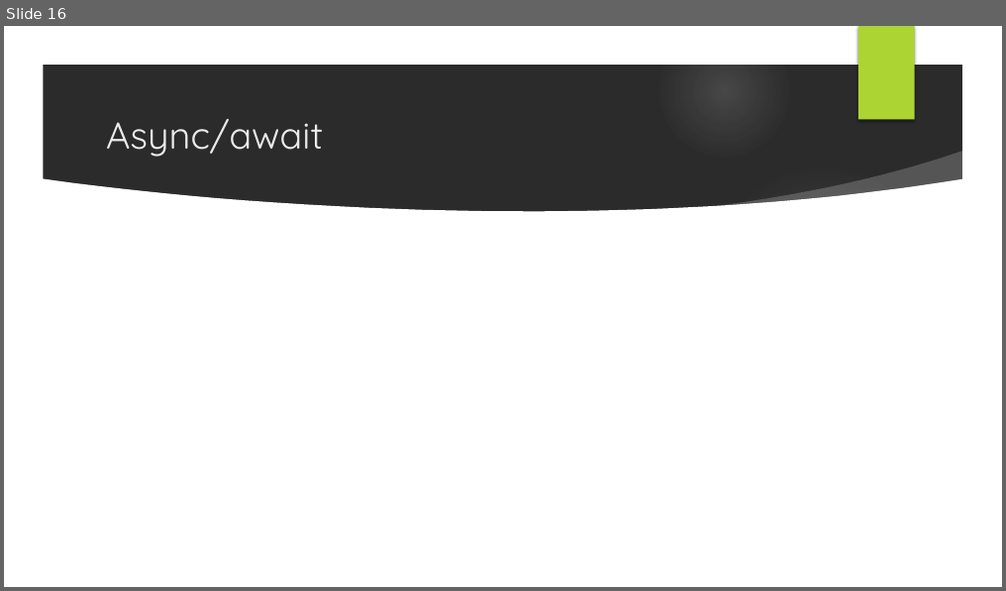
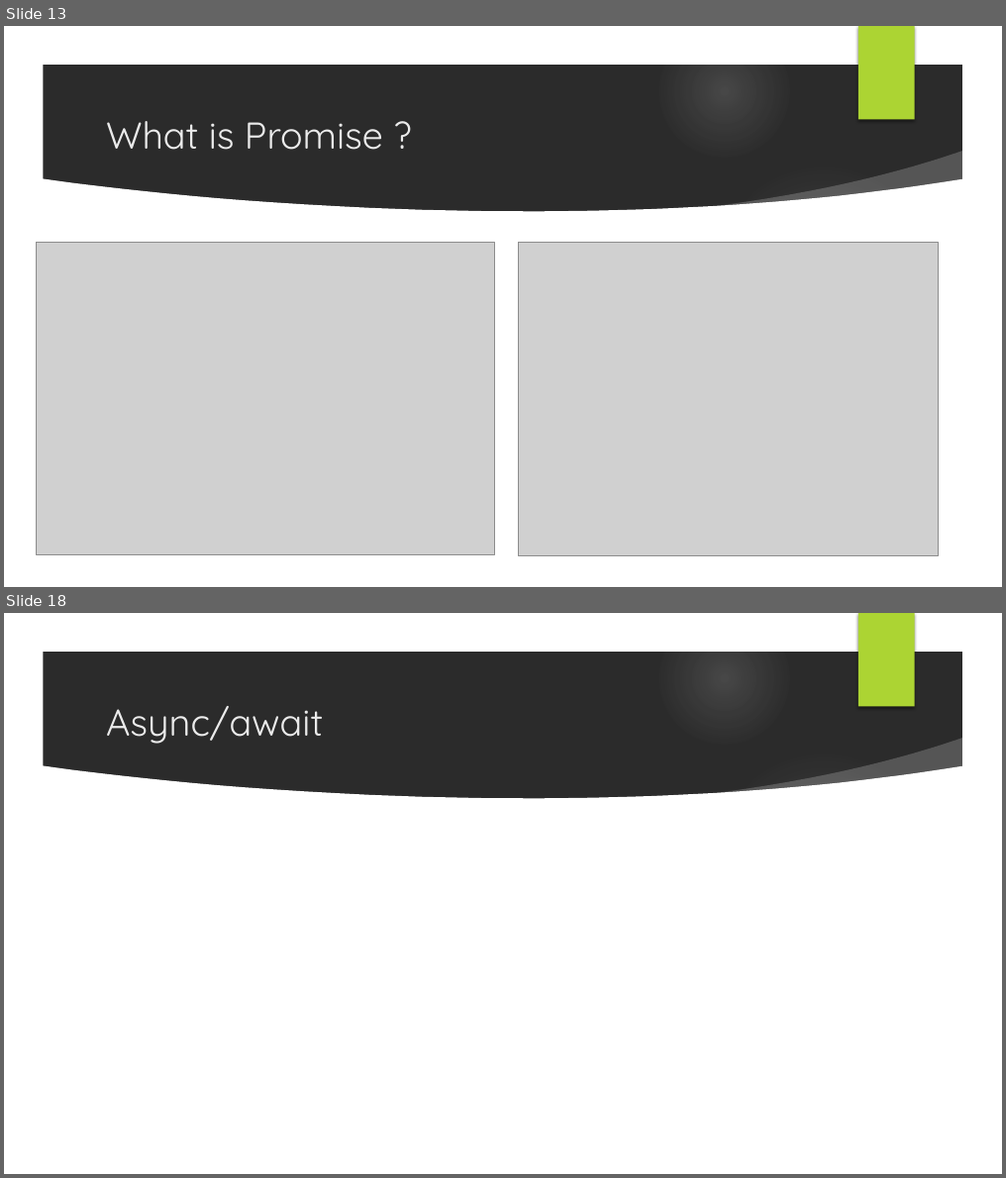
Before and after one commit to muxahuk/asyncJs, a slide deck: Asynchronous JavaScript.pptx. Shown one above the other, each under a label of ours: slide 16 before the commit, slides 13 and 18 after it; the slides between them are not shown. The pictures are 1006x591 and 1006x1178 pixels, drawn with LibreOffice and Linux fonts; fonts in the diff are those of the drawing; grey boxes stand for pictures; background and template pictures are left out; a plain dark background stands for a picture behind light text. Boxes give left, top, right and bottom in pixels: in the first picture for what was removed or moved away, otherwise in the second. Text is boxed around its words. In the diff, an @@ line names an element or a change of style, - is before the commit and + after.

```diff
--- a/Asynchronous JavaScript.pptx
+++ b/Asynchronous JavaScript.pptx
@@ slide 13 added at (x1=4, y1=26, x2=1002, y2=587), background picture (left out); not listed: 9 template elements that a slide beside it also shows @@
@@ title added at (x1=106, y1=121, x2=383, y2=150), 36 pt, text #EBEBEB @@
+What is Promise ?
@@ picture added at (x1=37, y1=243, x2=494, y2=556) @@
@@ picture added at (x1=519, y1=243, x2=939, y2=557) @@
@@ what was slide 16 is now slide 18 @@
```
Also in this commit, not shown: 7 slides changed, 7 other slides added, 6 slides removed.
